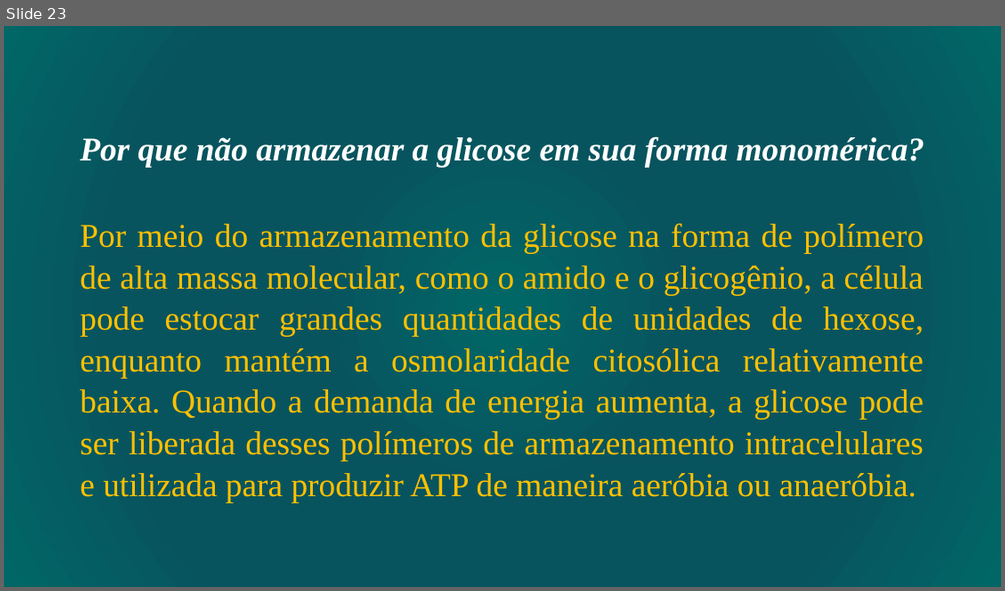
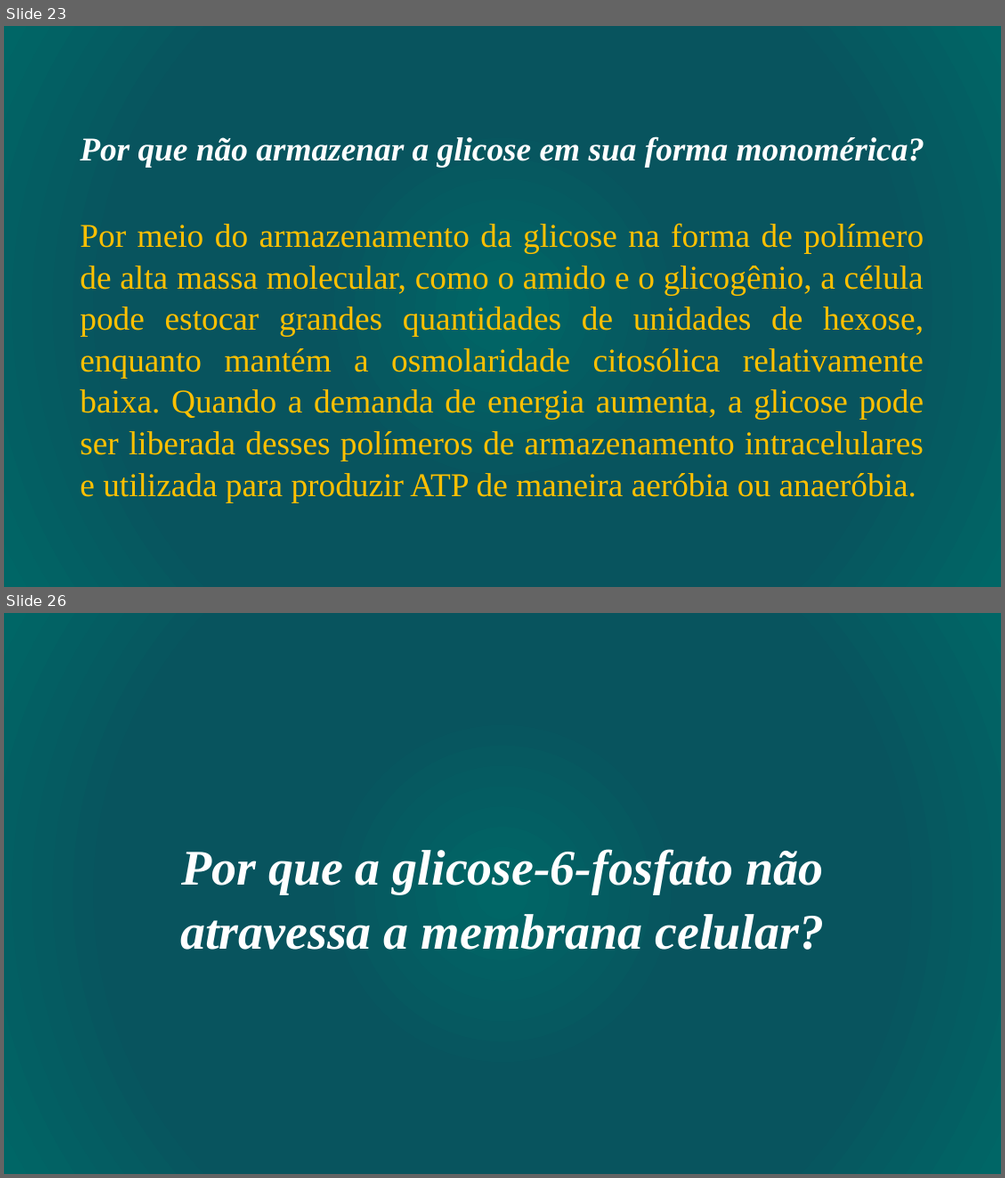
Before and after one commit to daniloasdotcom/Bioquimica-com-Danilo, a slide deck: static/aulas/metabolismo_glicogenio.pptx. Shown one above the other, each under a label of ours: slide 23 before the commit, slides 23 and 26 after it; the slides between them are not shown. The pictures are 1005x591 and 1005x1178 pixels, drawn with LibreOffice and Linux fonts; fonts in the diff are those of the drawing. Boxes give left, top, right and bottom in pixels: in the first picture for what was removed or moved away, otherwise in the second. Text is boxed around its words. In the diff, an @@ line names an element or a change of style, - is before the commit and + after.

```diff
--- a/static/aulas/metabolismo_glicogenio.pptx
+++ b/static/aulas/metabolismo_glicogenio.pptx
@@ slide 26 added at bbox=[4, 613, 1001, 1174], background gradient #006666 to #08545E @@
@@ text added at bbox=[180, 849, 824, 949], 48 pt, text #FFFFFF, bold, italic @@
+Por que a glicose-6-fosfato não atravessa a membrana celular?
```
Also in this commit, not shown: 5 slides changed, 3 other slides added, 4 slides removed, 4 other files.
